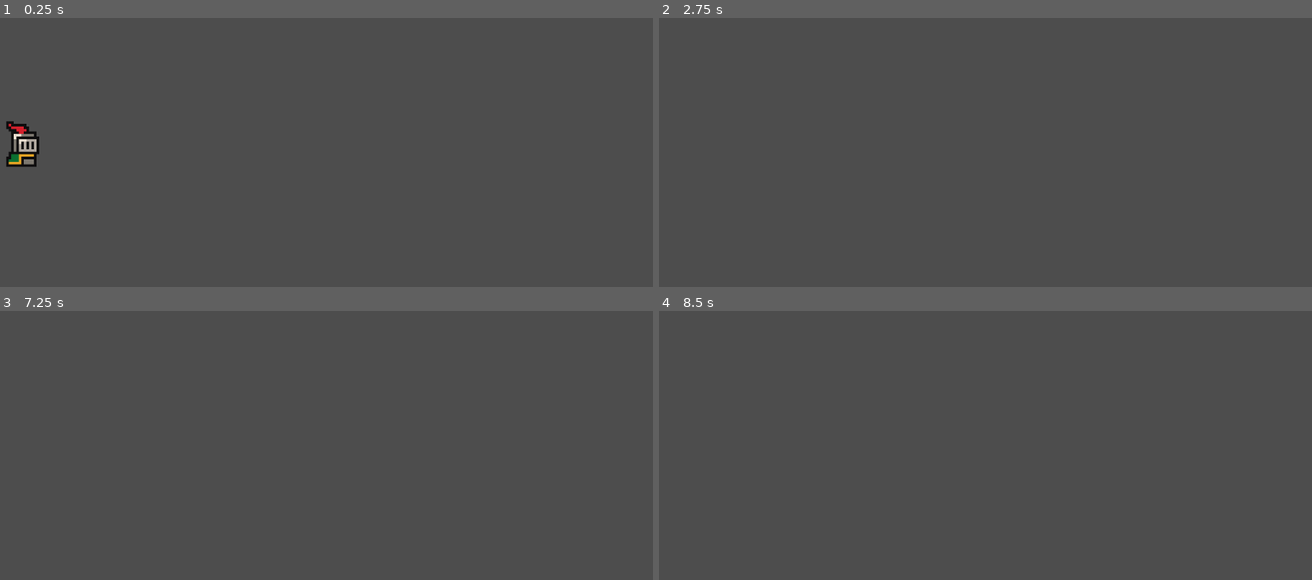
Above: before the commit, frames 1-4 (two rows, left to right).
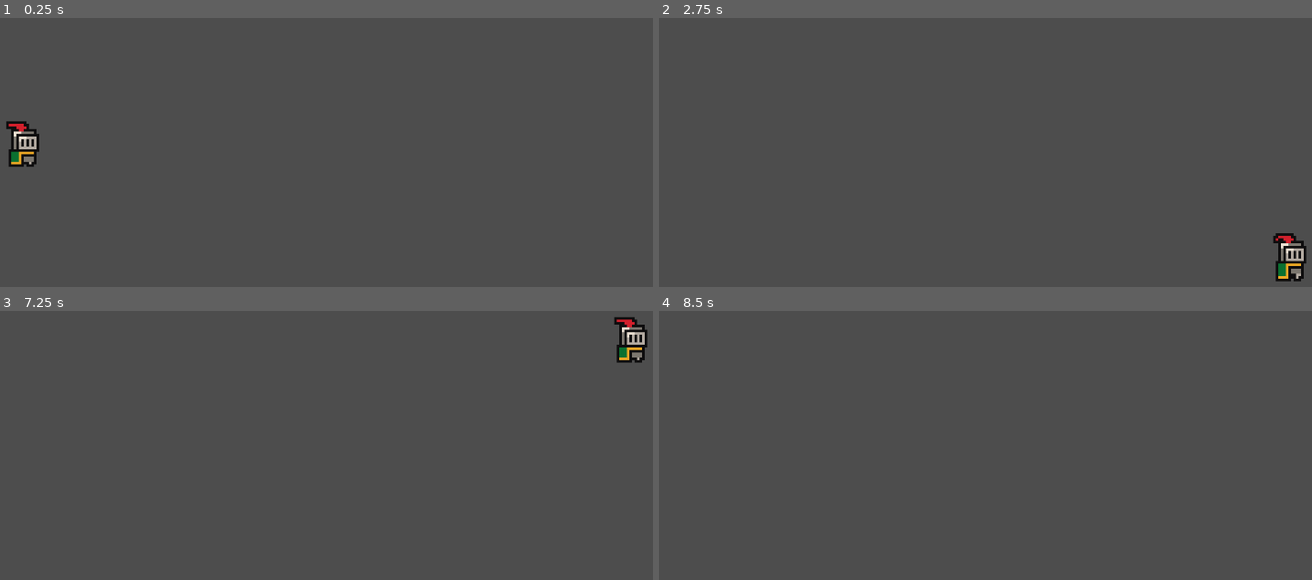
Above: after the commit, the same moments.

Repository: martonban/FirstGodotGame
Game: Godot game, scene res://scenes/game.tscn
Same seed, same stepped clock (60 frames per second), same inputs: the game is played once before the commit and once after it.
Inputs:
- Up to frame 1 (0.25 s): no input
- Up to frame 2 (2.75 s): tap Enter (ui_accept) at 0.5, 0.77, 1.52, 2 s; hold Right (ui_right) 0.53-2.03 s; hold Left (ui_left) from 2.03 s (still down)
- Up to frame 3 (7.25 s): release Left (ui_left) at 2.78 s; hold Right (ui_right) 2.78-4.28 s; tap Enter (ui_accept) at 3.02, 3.5, 3.77, 4.25, 4.52, 5, 5.75, 6.02, 6.77 s; hold Left (ui_left) 4.28-5.03 s; hold Right (ui_right) 5.03-5.78 s; hold Left (ui_left) from 5.78 s (still down)
- Up to frame 4 (8.5 s): release Left (ui_left) at 7.28 s; hold Right (ui_right) from 7.28 s (still down); tap Enter (ui_accept) at 7.52 s

The runs differ from the first frame. In frame 1, 0.4% of the frame differs, in the area x 0-7%, y 38-56%; in frame 2, 0.7%, in the area x 93-100%, y 80-98%; in frame 3, 0.7%; in frame 4, nothing differs.

Commit message:
Added World Collider

Diff:
--- a/scenes/game.tscn
+++ b/scenes/game.tscn
@@ -1,6 +1,8 @@
-[gd_scene load_steps=2 format=3 uid="uid://b1m111ovybida"]
+[gd_scene load_steps=3 format=3 uid="uid://b1m111ovybida"]
 
 [ext_resource type="PackedScene" uid="uid://dhhjthe2tbrmm" path="res://scenes/player.tscn" id="1_acvbf"]
+
+[sub_resource type="WorldBoundaryShape2D" id="WorldBoundaryShape2D_0yprk"]
 
 [node name="Game" type="Node2D"]
 
@@ -9,3 +11,9 @@
 
 [node name="Camera2D" type="Camera2D" parent="."]
 zoom = Vector2(4, 4)
+
+[node name="StaticBody2D" type="StaticBody2D" parent="."]
+position = Vector2(0, 78)
+
+[node name="CollisionShape2D" type="CollisionShape2D" parent="StaticBody2D"]
+shape = SubResource("WorldBoundaryShape2D_0yprk")
--- a/scenes/player.tscn
+++ b/scenes/player.tscn
@@ -50,7 +50,7 @@
 sprite_frames = SubResource("SpriteFrames_s3lvb")
 animation = &"idle"
 autoplay = "idle"
-frame_progress = 0.433235
+frame_progress = 0.907552
 
 [node name="CollisionShape2D" type="CollisionShape2D" parent="."]
 position = Vector2(0, -5)
